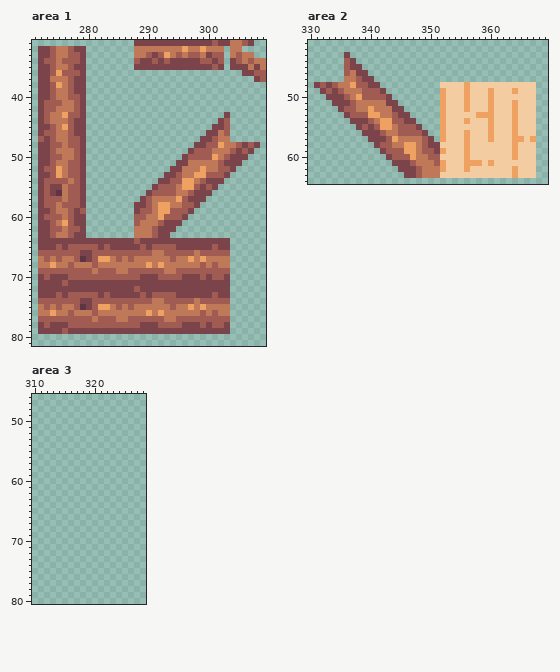
Two states of a pixel-art file, resources/textures/OverworldTileset.aseprite. That is the earlier state.
512x512 pixels, 1 frame. Colours within 5 levels of each other are drawn and written as one. Shown: area 1: x 271..309, y 31..81; area 2: x 330..369, y 41..64; area 3: x 310..328, y 46..80. The commit also changed other parts of the picture, which this record leaves out.
After:
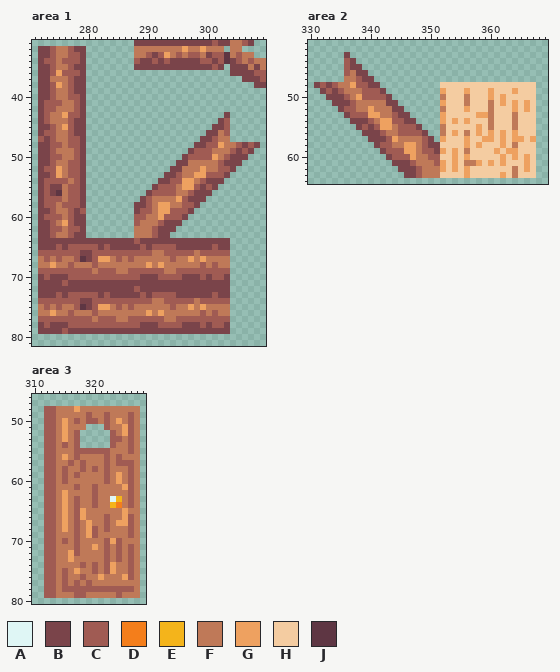
Palette (. is transparent): A #dff6f5  B #7a444a  C #a05b53  D #f47e1b  E #f4b41b  F #bf7958  G #eea160  H #f4cca1  J #5e3643
What changed:
Area 1:
y 33..34: x 303 . -> J
y 36: x 304..305 .. -> BB
y 37: x 306..307 .. -> BB
y 38: x 308..309 .. -> BB
Area 2:
y 48: x 356 G -> H
y 50: x 352 G -> F; x 356 G -> F; x 362 H -> G
y 51: x 356 G -> F; x 360 G -> F; x 362 H -> G; x 366 H -> G
y 52: x 352 G -> F; x 360 G -> F; x 366 H -> G
y 53: x 360 G -> F; x 364 G -> F
y 54: x 354 H -> G; x 360 G -> F; x 364 G -> F
y 55: x 352 G -> F; x 358 H -> G; x 360 G -> F; x 364 G -> F
y 56: x 352 G -> F; x 354 H -> G; x 356 G -> F; x 358 H -> G; x 362 H -> G
y 57: x 359 H -> G; x 362 H -> G
y 58: x 358 H -> G; x 362 H -> G; x 364 G -> F
y 59: x 354 H -> G; x 356 G -> F; x 361 H -> G; x 363 H -> G
y 60: x 354 H -> G; x 362 H -> G; x 366 H -> G
y 61: x 354 H -> G; x 356..357 GG -> FF; x 362 H -> G; x 366 H -> G
y 62: x 354 H -> G; x 364 G -> F; x 366 H -> G
y 63: x 356 H -> G; x 362 H -> G; x 364 G -> F
Area 3:
y 48: x 312..327 ................ -> CCFFFGFFFFFFFFFF
y 49: x 312..327 ................ -> CCFFFFFCFFCFFFCF
y 50: x 312..327 ................ -> CCFGFCFCCFCFGFCF
y 51: x 312..318 ....... -> CCFGFFF; x 322..327 ...... -> CFFGCF
y 52: x 312..317 ...... -> CCFGFC; x 323..327 ..... -> CFGCF
y 53: x 312..317 ...... -> CCFGFC; x 323..327 ..... -> CCFCF
y 54: x 312..317 ...... -> CCFCFC; x 323..327 ..... -> CFFCF
y 55: x 312..327 ................ -> CCFFFCCCCCCFFFCF
y 56: x 312..327 ................ -> CCFGFCFFFFCFCFFF
y 57: x 312..327 ................ -> CCFFCFCFFFCFCCCF
y 58: x 312..327 ................ -> CCFCFFCFCFCFFFCF
y 59: x 312..327 ................ -> CCFCFCFFFFCFGFCF
y 60: x 312..327 ................ -> CCFCFFFFFFCFGFCF
y 61: x 312..327 ................ -> CCFFFCFFCFFFFGCF
y 62: x 312..327 ................ -> CCFGFFFFCFFFFFCF
y 63: x 312..327 ................ -> CCFGFCFFCFFAEFCF
y 64: x 312..327 ................ -> CCFGFCFFCFFEDFCF
y 65: x 312..327 ................ -> CCFGFCGFFFFFFGFF
y 66: x 312..327 ................ -> CCFGFCGFFFCFFGCF
y 67: x 312..327 ................ -> CCFGFCFGFFCFGGCF
y 68: x 312..327 ................ -> CCFGFCFGCFCFFFCF
y 69: x 312..327 ................ -> CCFFFCFGCFFFFFCF
y 70: x 312..327 ................ -> CCFCFCFFFFCGCFFF
y 71: x 312..327 ................ -> CCFFFCFFGFCFCFCF
y 72: x 312..327 ................ -> CCFFGCFFFFCFCFCF
y 73: x 312..327 ................ -> CCFFGFFFFFCFCFCF
y 74: x 312..327 ................ -> CCFFFFCFCFCGFFCF
y 75: x 312..327 ................ -> CCFCFGFFCFCGFFCF
y 76: x 312..327 ................ -> CCFCFFCFFGFFFGCF
y 77: x 312..327 ................ -> CCFCFCFCFFFFFFFF
y 78: x 312..327 ................ -> CCFCCCCCCCCCCCCF
y 79: x 312..327 ................ -> CCFFFCCFFFFFCFFF
Boxes around the changes in both pictures, in picture pixels (x1, y1, x2, y2):
added: (224, 52, 266, 88)
changed: (440, 82, 530, 178)
added: (44, 406, 140, 598)
